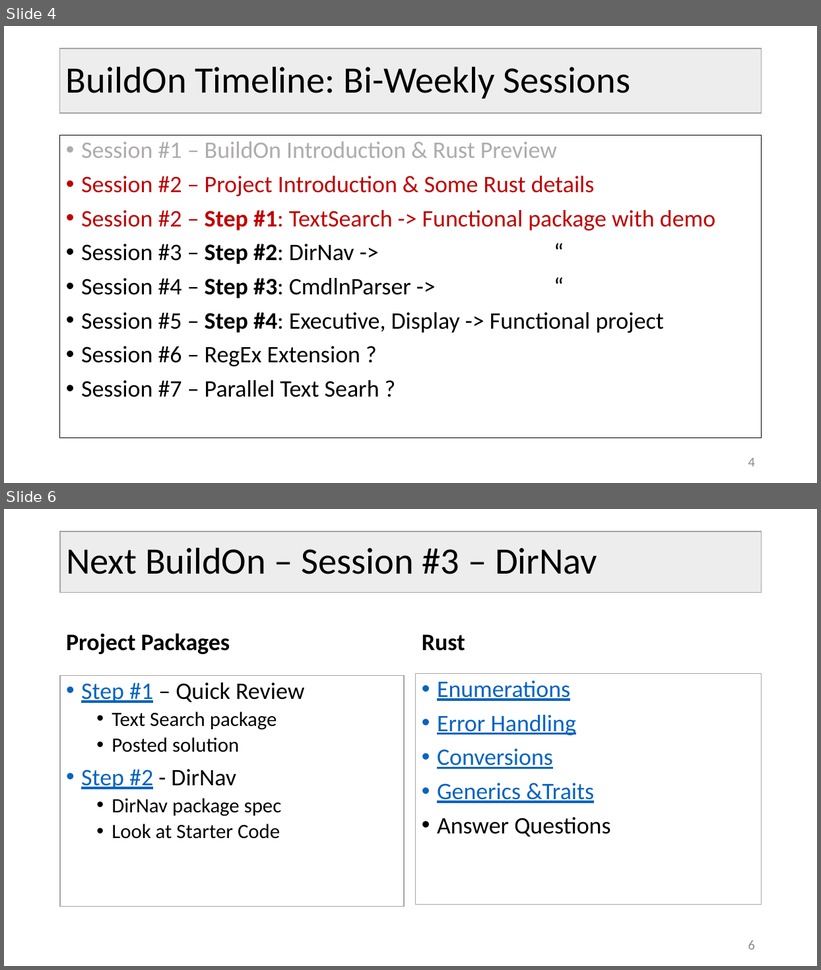
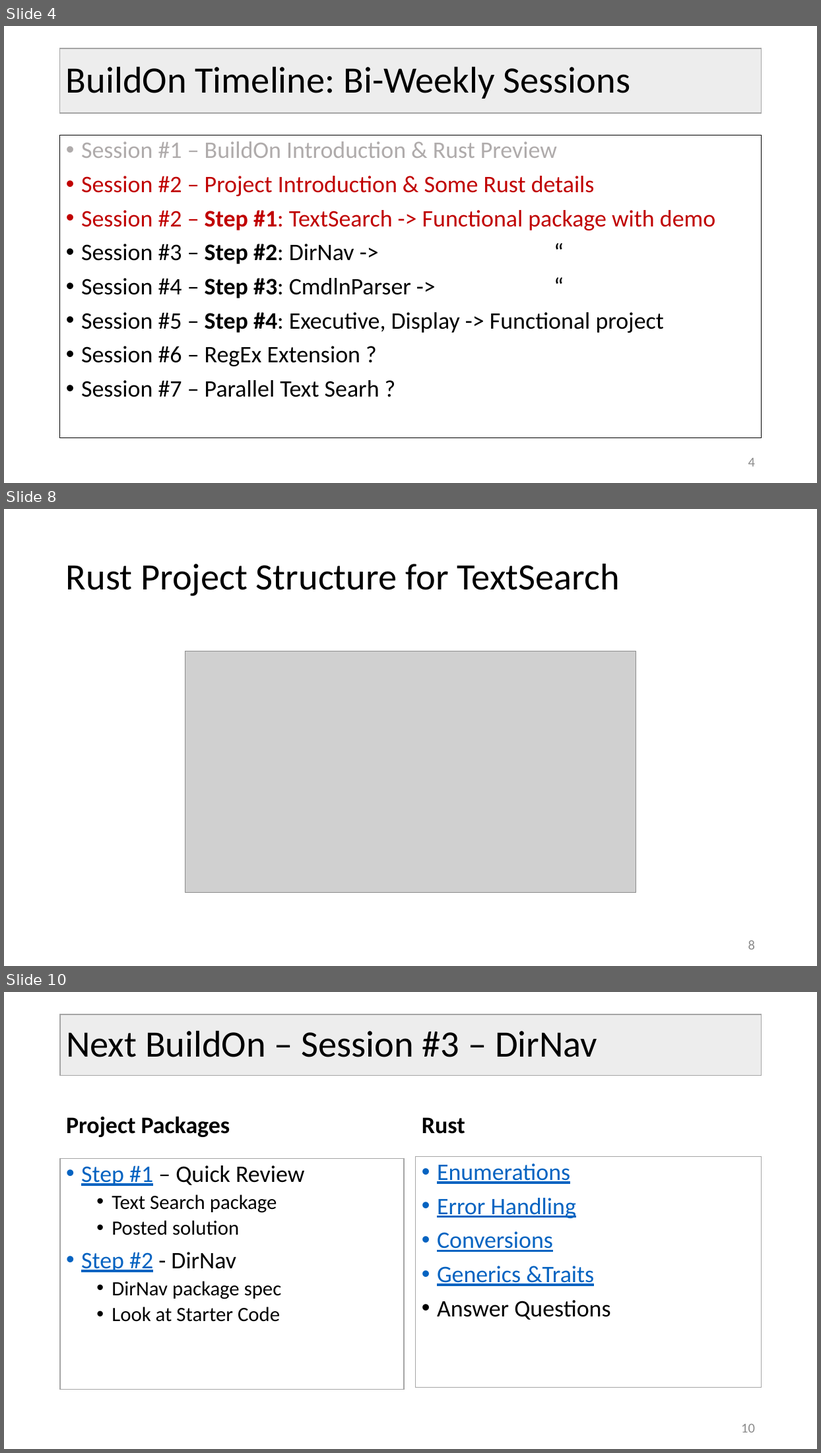
Before and after one commit to JimFawcett/BuildOn, a slide deck: Build-On-2.pptx. Shown one above the other, each under a label of ours: slides 4 and 6 before the commit, slides 4, 8 and 10 after it; the slides between them are not shown. The pictures are 821x970 and 821x1453 pixels, drawn with LibreOffice and Linux fonts; fonts in the diff are those of the drawing; grey boxes stand for pictures. Boxes give left, top, right and bottom in pixels: in the first picture for what was removed or moved away, otherwise in the second. Text is boxed around its words. In the diff, an @@ line names an element or a change of style, - is before the commit and + after.

```diff
--- a/Build-On-2.pptx
+++ b/Build-On-2.pptx
@@ slide 8 added at <box>4,509,817,966</box>, background #FFFFFF @@
@@ title added at <box>66,563,620,596</box>, 44 pt, text #000000 @@
+Rust Project Structure for TextSearch
@@ picture added at <box>185,651,636,892</box> @@
@@ page number added at <box>748,941,755,950</box>, 16 pt, text #8C8C8C @@
+8
@@ what was slide 6 is now slide 10 @@
@@ page number at <box>741,1424,755,1433</box>: text changed @@
-6
+10
```
Also in this commit, not shown: 1 slide changed, 3 other slides added, 1 other file.
